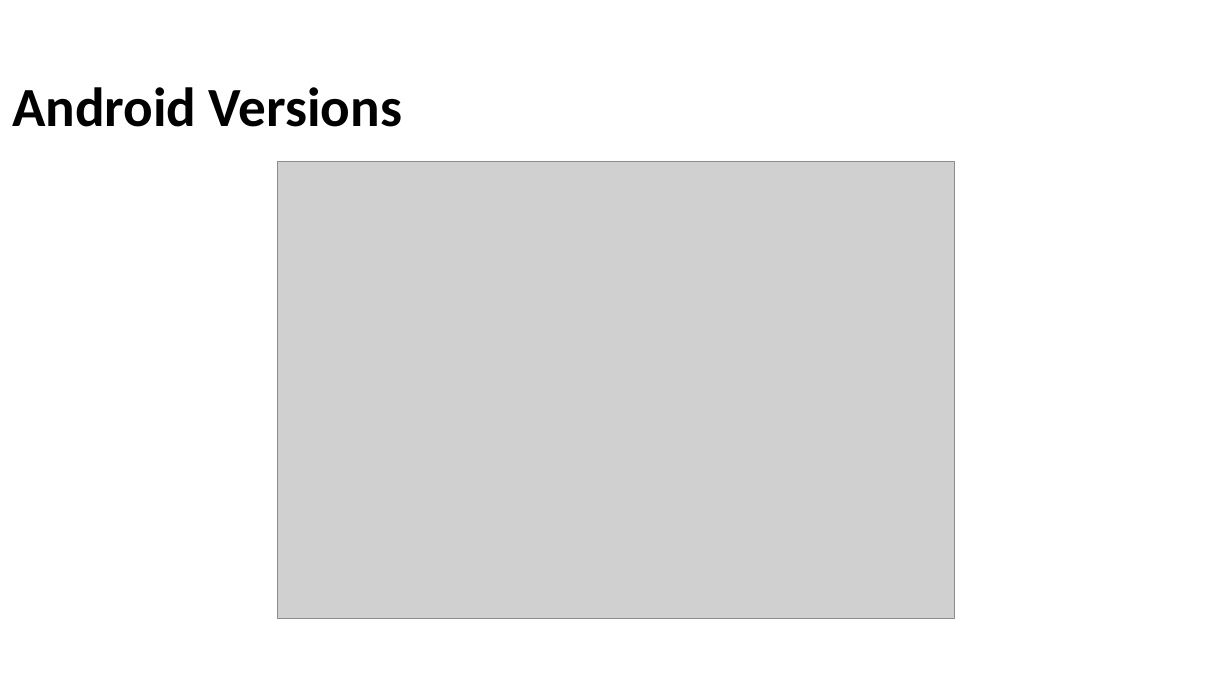
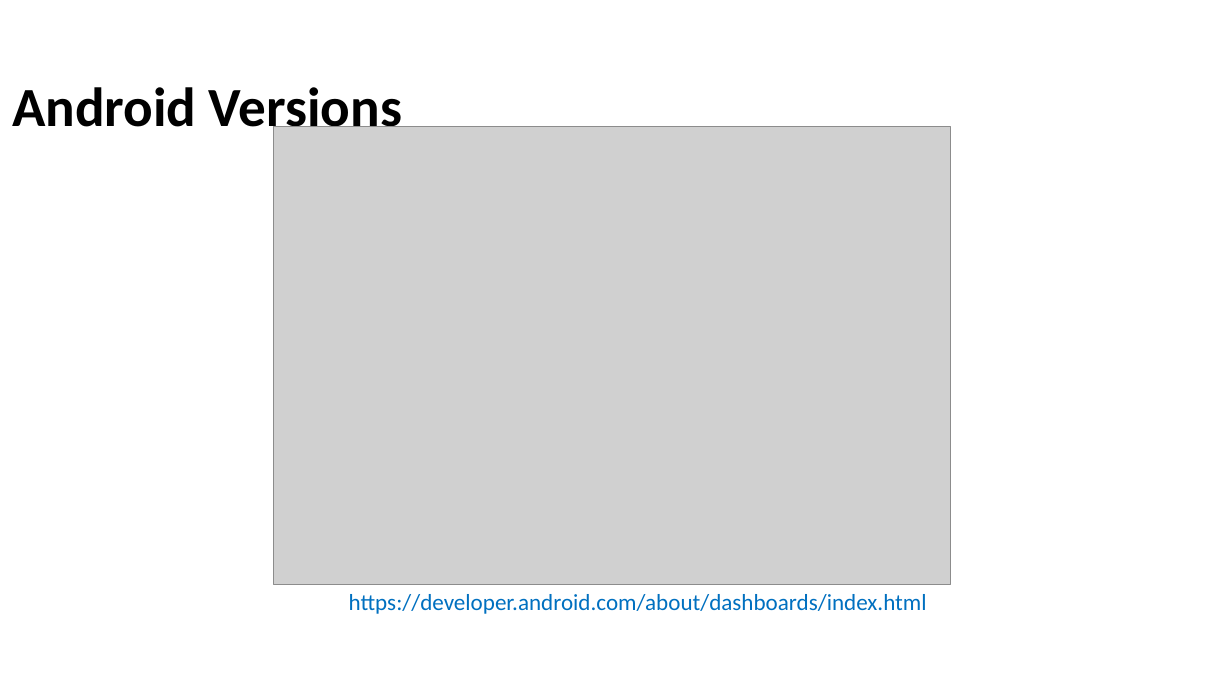
Before and after one commit to Batch-xx/Android-Lunch-Learn, a slide deck: slide 8 of slides/Android Studio_Activities_Fragments.pptx. Drawn at 1232x693 pixels with LibreOffice and Linux fonts; fonts in the diff are those of the drawing; grey boxes stand for pictures; background and template pictures are left out. Boxes give left, top, right and bottom in pixels: in the first picture for what was removed or moved away, otherwise in the second. Text is boxed around its words. In the diff, an @@ line names an element or a change of style, - is before the commit and + after.

```diff
--- a/slides/Android Studio_Activities_Fragments.pptx
+++ b/slides/Android Studio_Activities_Fragments.pptx
@@ picture: place and size @@
-picture at bbox=[277, 162, 955, 619]
+picture at bbox=[274, 127, 951, 584]
@@ text added at bbox=[349, 594, 927, 614], 18 pt, text #0070C0 @@
+https://developer.android.com/about/dashboards/index.html
```
Also in this commit, not shown: 3 other slides changed, 11 slides added, 1 slide removed, 5 other files.
